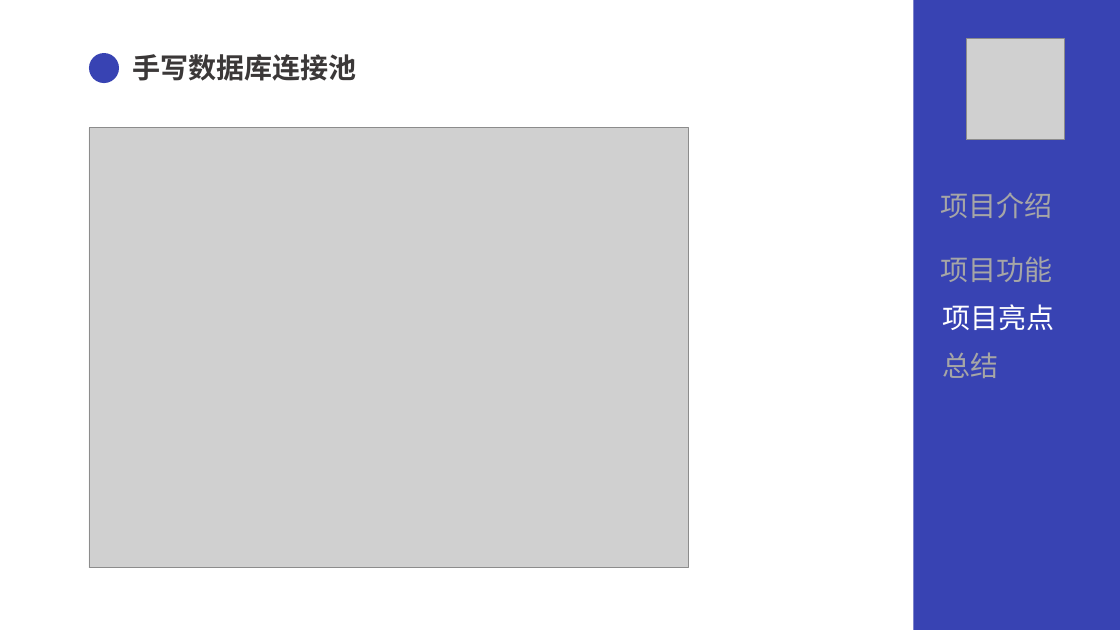
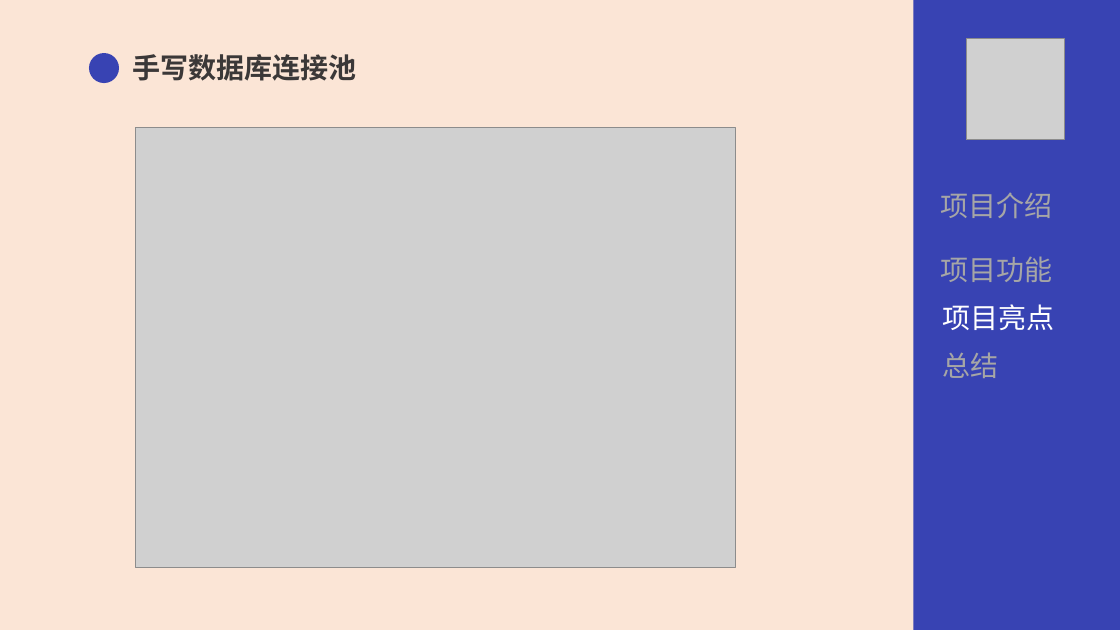
Before and after one commit to sunsetsouol/qg, a slide deck: slide 12 of ShoppingManagement/QG汇报尹俊标.pptx. Drawn at 1120x630 pixels with LibreOffice and Linux fonts; fonts in the diff are those of the drawing; grey boxes stand for pictures. Boxes give left, top, right and bottom in pixels: in the first picture for what was removed or moved away, otherwise in the second. Text is boxed around its words. In the diff, an @@ line names an element or a change of style, - is before the commit and + after.

```diff
--- a/ShoppingManagement/QG汇报尹俊标.pptx
+++ b/ShoppingManagement/QG汇报尹俊标.pptx
@@ background #FFFFFF to #FBE5D6 @@
@@ picture: place and size @@
-picture at [89, 128, 689, 568]
+picture at [135, 128, 735, 568]
```
Also in this commit, not shown: 13 other slides changed, 1 slide added, 5 other files.
